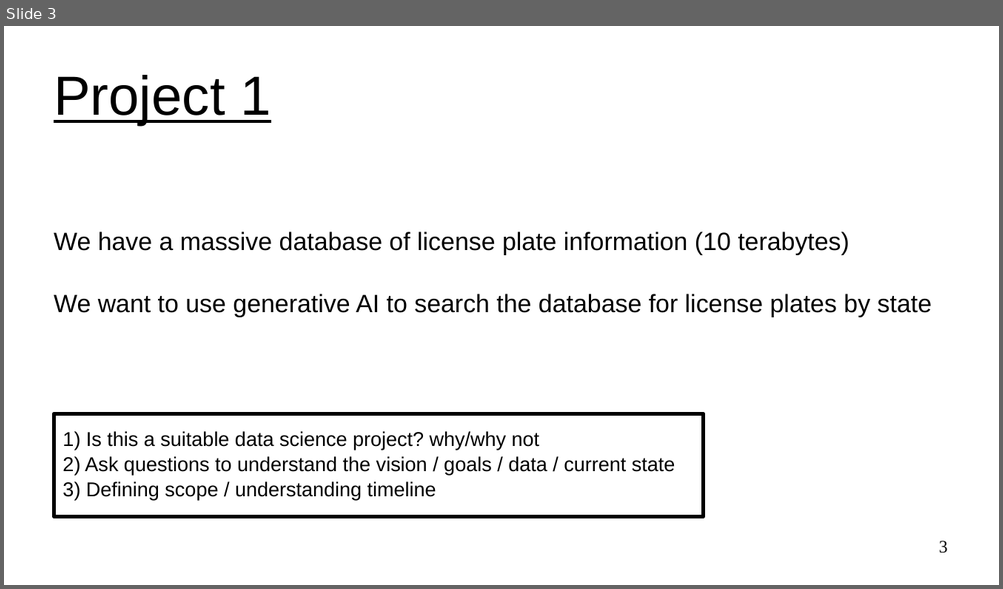
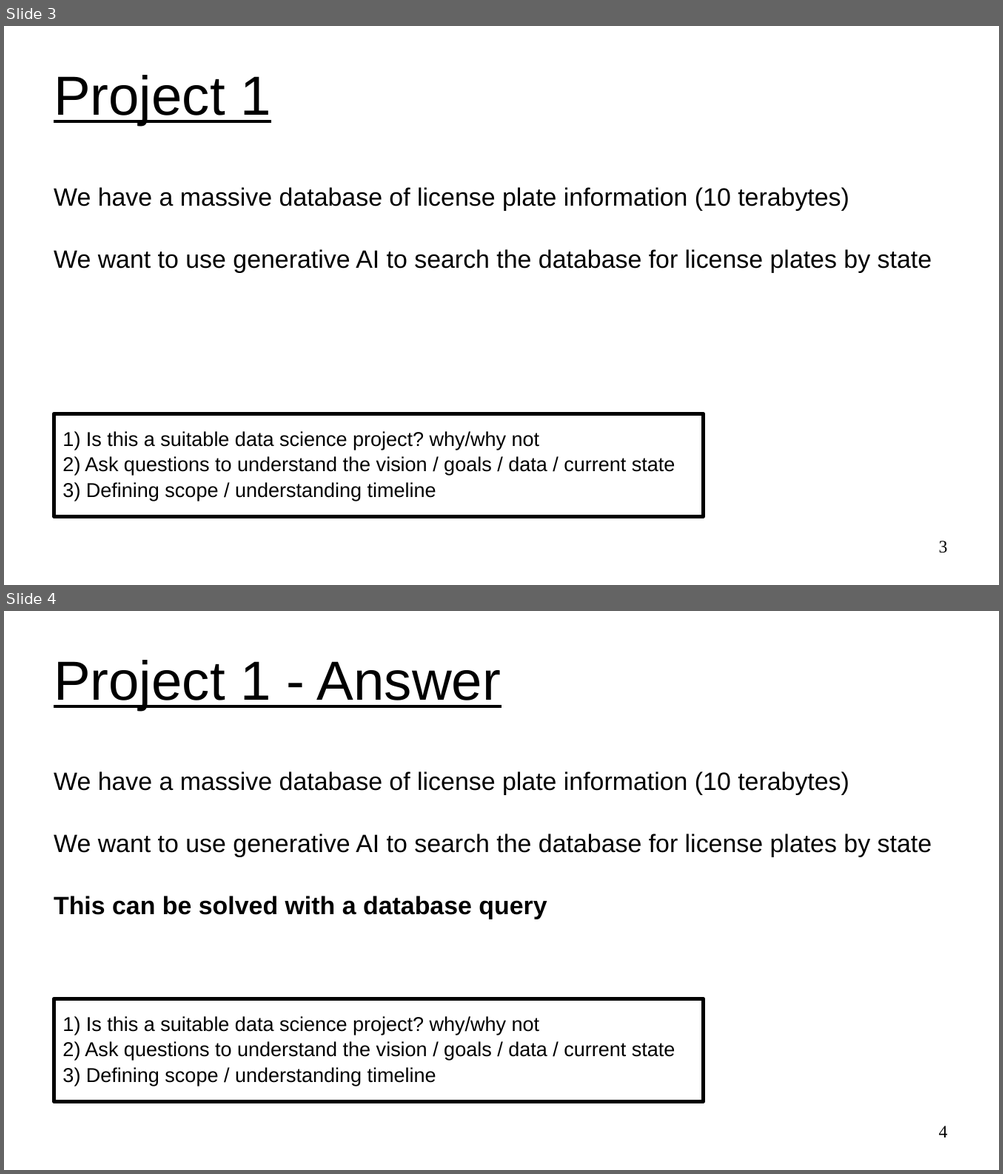
Before and after one commit to UVADS/ds6011, a slide deck: 02_project_discovery.ppt. Shown one above the other, each under a label of ours: slide 3 before the commit, slides 3 and 4 after it. The pictures are 1003x589 and 1003x1174 pixels, drawn with LibreOffice and Linux fonts; fonts in the diff are those of the drawing. Boxes give left, top, right and bottom in pixels: in the first picture for what was removed or moved away, otherwise in the second. Text is boxed around its words. In the diff, an @@ line names an element or a change of style, - is before the commit and + after.

```diff
--- a/02_project_discovery.ppt
+++ b/02_project_discovery.ppt
@@ slide 4 added at box(4, 611, 999, 1170), background #FFFFFF @@
@@ title added at box(54, 660, 501, 710), 44 pt, text #000000, underline @@
+Project 1 - Answer
@@ subtitle added at box(54, 772, 931, 920), 20 pt, text #000000 @@
+We have a massive database of license plate information (10 terabytes)
+We want to use generative AI to search the database for license plates by state
+This can be solved with a database query
@@ rectangle added at box(54, 999, 703, 1102), fill #FFFFFF, outline #000000 2.89 pt, 16 pt, text #000000 @@
+1) Is this a suitable data science project? why/why not
+2) Ask questions to understand the vision / goals / data / current state
+3) Defining scope / understanding timeline
@@ page number added at box(939, 1126, 948, 1138), 14 pt, text #000000 @@
+4
@@ slide 3 changed as well @@
@@ subtitle "We have a massive database ...": place and size @@
-subtitle "We have a massive database ..." at box(54, 232, 931, 317)
+subtitle "We have a massive database ..." at box(54, 187, 931, 273)
```
Also in this commit, not shown: 3 other slides changed, 5 other slides added.
